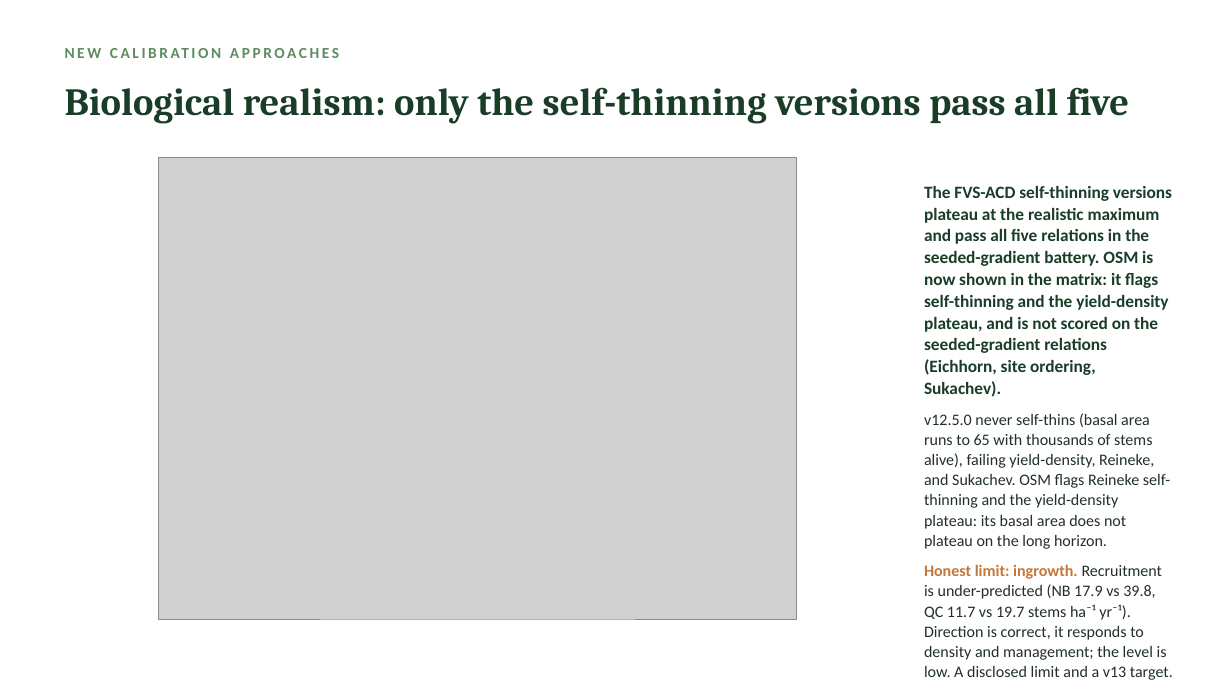
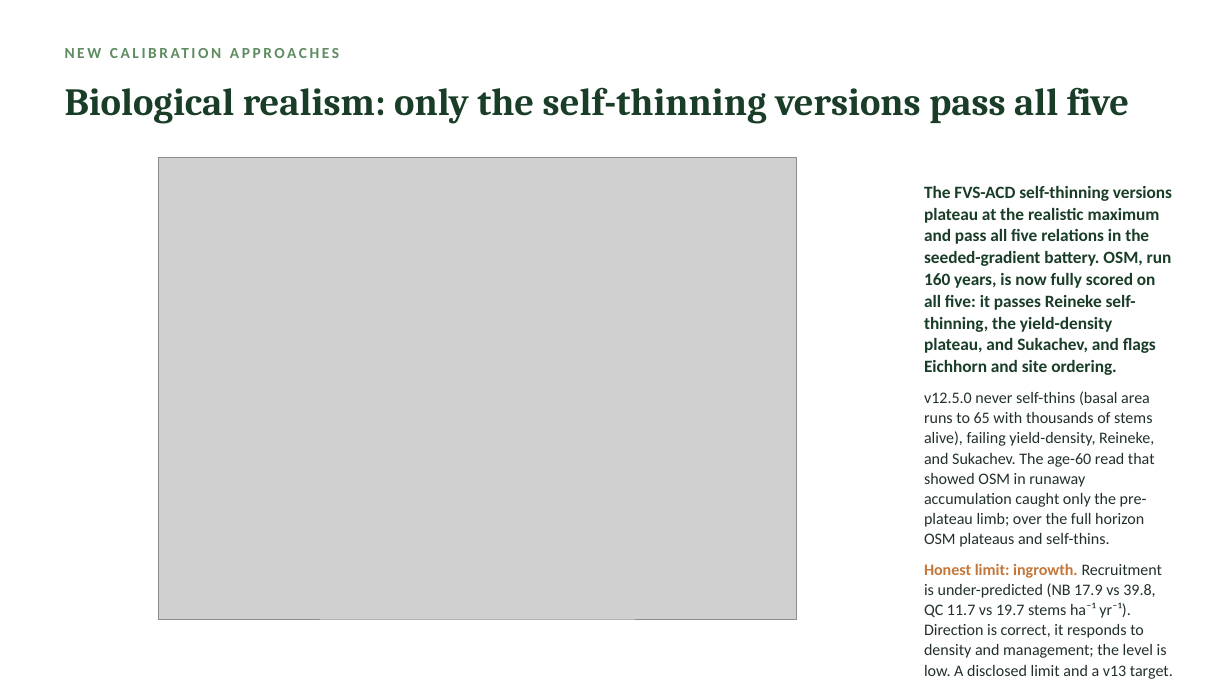
Before and after one commit to holoros/fvs-acd, a slide deck: slide 10 of FVS-ACD_Hennigar_Aug2026.pptx. Drawn at 1232x693 pixels with LibreOffice and Linux fonts; fonts in the diff are those of the drawing; grey boxes stand for pictures. Boxes give left, top, right and bottom in pixels: in the first picture for what was removed or moved away, otherwise in the second. Text is boxed around its words. In the diff, an @@ line names an element or a change of style, - is before the commit and + after.

```diff
--- a/FVS-ACD_Hennigar_Aug2026.pptx
+++ b/FVS-ACD_Hennigar_Aug2026.pptx
@@ text at (924, 186, 1172, 547): text changed @@
-The FVS-ACD self-thinning versions plateau at the realistic maximum and pass all five relations in the seeded-gradient battery. OSM is now shown in the matrix: it flags self-thinning and the yield-density plateau, and is not scored on the seeded-gradient relations (Eichhorn, site ordering, Sukachev).
-v12.5.0 never self-thins (basal area runs to 65 with thousands of stems alive), failing yield-density, Reineke, and Sukachev. OSM flags Reineke self-thinning and the yield-density plateau: its basal area does not plateau on the long horizon.
+The FVS-ACD self-thinning versions plateau at the realistic maximum and pass all five relations in the seeded-gradient battery. OSM, run 160 years, is now fully scored on all five: it passes Reineke self-thinning, the yield-density plateau, and Sukachev, and flags Eichhorn and site ordering.
+v12.5.0 never self-thins (basal area runs to 65 with thousands of stems alive), failing yield-density, Reineke, and Sukachev. The age-60 read that showed OSM in runaway accumulation caught only the pre-plateau limb; over the full horizon OSM plateaus and self-thins.
```
Also in this commit, not shown: 3 other slides changed, 12 other files.
